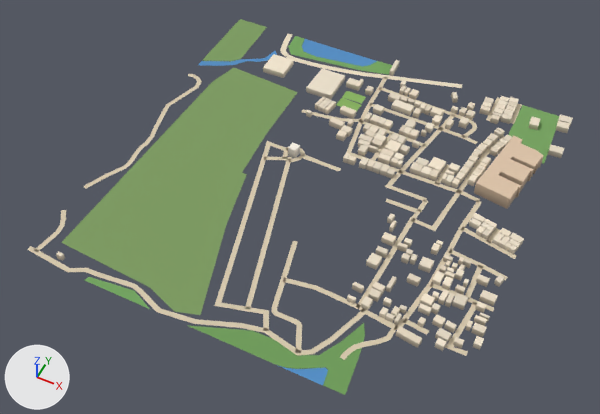
What one commit did to the glTF model public/assets/bengaluru-region-v1/tiles/t26_7-l1.glb.
Both versions are drawn from a 50 mm lens placed at (13544.0, 3112.0, 740.0), pointed at (13241.0, 3717.0, -16.0). Lighting does not change. The marker at lower left points along +X, +Y and +Z. The picture after the commit comes second. Vertices at exactly the same position are counted once.

Script lines for the objects in view, before the commit:
```python
me_building = bpy.data.meshes.new('building')
me_building.from_pydata(...)  # 1690 vertices, 2126 faces; spans x 38.0..505.0, y 12.0..505.0, z 0.0..18.0
me_building.materials.append(mat_building)
me_ground = bpy.data.meshes.new('ground')
me_ground.from_pydata(...)  # 804 vertices, 826 faces; spans x -3.0..501.0, y 0.0..504.0, z 1.0
me_ground.materials.append(mat_ground)
# before: 624 (279.0, 485.0, 1.0) at pixel (411, 78), 625 (281.0, 477.0, 1.0) at pixel (410, 81), 626 (313.0, 495.0, 1.0) at pixel (436, 81), 627 (315.0, 487.0, 1.0) at pixel (436, 84), 628 (347.0, 504.0, 1.0) at pixel (462, 84)
# before: 629 (349.0, 496.0, 1.0) at pixel (462, 88), 794 (432.0, 479.0, 1.0) at pixel (518, 114), 795 (426.0, 479.0, 1.0) at pixel (513, 112), 800 (403.0, 475.0, 1.0) at pixel (495, 109), 801 (397.0, 475.0, 1.0) at pixel (491, 108)
me_water = bpy.data.meshes.new('water')
me_water.from_pydata(...)  # 58 vertices, 58 faces; spans x 0.0..376.0, y 0.0..500.0, z 0.0
me_water.materials.append(mat_water)
ob_building = bpy.data.objects.new('building', me_building)
ob_building.location = (13000.0, 3500.0, 0.0)
ob_ground = bpy.data.objects.new('ground', me_ground)
ob_ground.location = (13000.0, 3500.0, 0.0)
ob_water = bpy.data.objects.new('water', me_water)
ob_water.location = (13000.0, 3500.0, 0.0)
```
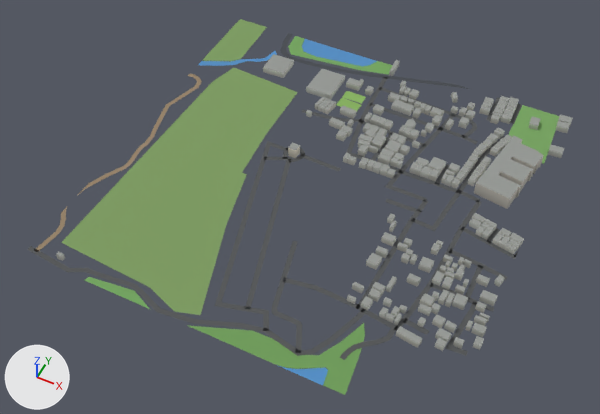
The change, as a diff of the scene's bpy script:
```diff
--- a/public/assets/bengaluru-region-v1/tiles/t26_7-l1.glb.py
+++ b/public/assets/bengaluru-region-v1/tiles/t26_7-l1.glb.py
@@ me_building @@
 # used by ob_building; location = (13000.0, 3500.0, 0.0)
-me_building.from_pydata(...)  # 1690 vertices, 2126 faces; spans x 38.0..505.0, y 12.0..505.0, z 0.0..18.0
+me_building.from_pydata(...)  # 1690 vertices, 2560 faces; spans x 38.0..505.0, y 12.0..505.0, z 0.0..18.0
+# me_building part 1: 2126 kept faces spanning x 38.0..505.0, y 12.0..505.0, z 0.0..18.0 get new vertex colours
+# edits to the shape of me_building do not show in these pictures
 me_building.materials.append(mat_building)
@@ me_ground @@
 # used by ob_ground; location = (13000.0, 3500.0, 0.0)
 # verts and faces of me_ground; kept vertices keep their numbers, new ones are numbered from 804
-me_ground.from_pydata(...)  # 804 vertices, 826 faces; spans x -3.0..501.0, y 0.0..504.0, z 1.0
+me_ground.from_pydata(...)  # 815 vertices, 835 faces; spans x 0.0..500.0, y 0.0..500.0, z 1.0
+# me_ground part 2
+# 7 vertices are removed from x -3.0..501.0, y 72.0..358.0, z 1.0
+# 18 faces are deleted
+# 13 vertices move from x -1.0..477.0, y 94.0..501.0, z 1.0 to x 0.0..477.0, y 93.0..500.0, z 1.0
+# 18 vertices are added at x 0.0..500.0, y 0.0..358.0, z 1.0
+# 27 new faces join them
+# me_ground part 3
+delete_vertices([*range(626, 630)])  # with the faces that use them
+verts[625] = (286.0, 479.0, 1.0)  # moved, pixel (414, 81)
+verts[624] = (284.0, 486.0, 1.0)  # moved, pixel (414, 78)
+verts[795] = (426.0, 490.0, 1.0)  # moved, pixel (515, 107)
+verts[794] = (432.0, 490.0, 1.0)  # moved, pixel (520, 108)
+verts[801] = (397.0, 482.0, 1.0)  # moved, pixel (493, 104)
+verts[800] = (403.0, 482.0, 1.0)  # moved, pixel (497, 106)
+verts[815] = (324.0, 490.0, 1.0)  # pixel (443, 85)
+verts[816] = (322.0, 497.0, 1.0)  # pixel (443, 82)
+verts[817] = (335.0, 500.0, 1.0)  # pixel (453, 83)
+verts[818] = (361.0, 500.0, 1.0)
+faces += [(624, 625, 815), (624, 815, 816), (815, 817, 816), (815, 818, 817)]
+# me_ground part 4: 410 kept faces spanning x 0.0..492.0, y 0.0..500.0, z 1.0 get new vertex colours; the middle colour goes from beige #d7c9ae to dark grey #535556
 me_ground.materials.append(mat_ground)
```

Pixel boxes (x1, y1, x2, y2) of what changed, in the pictures (600 x 414 px; the box of a moved part takes in the faces that stretch with it):
part 1 of me_building, recoloured
    both: (56, 54, 573, 350)
part 2 of me_ground, moved or reshaped
    before: (61, 34, 517, 356)
    after: (61, 33, 519, 356)
part 3 of me_ground, moved or reshaped
    before: (385, 75, 522, 124)
    after: (386, 75, 522, 124)
part 4 of me_ground, recoloured
    both: (27, 34, 522, 360)
